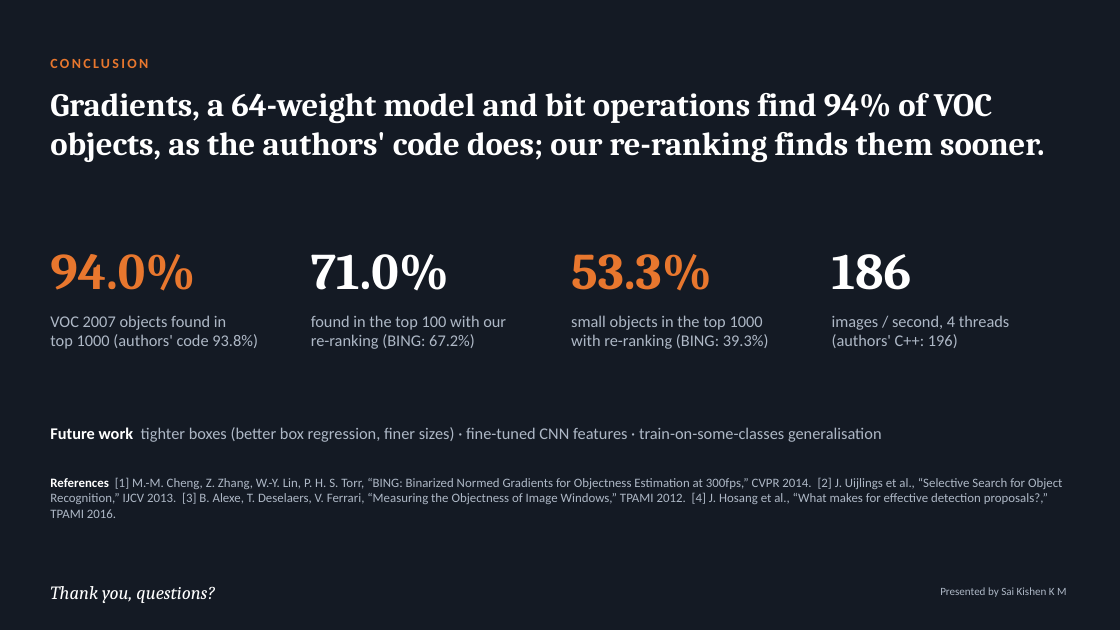
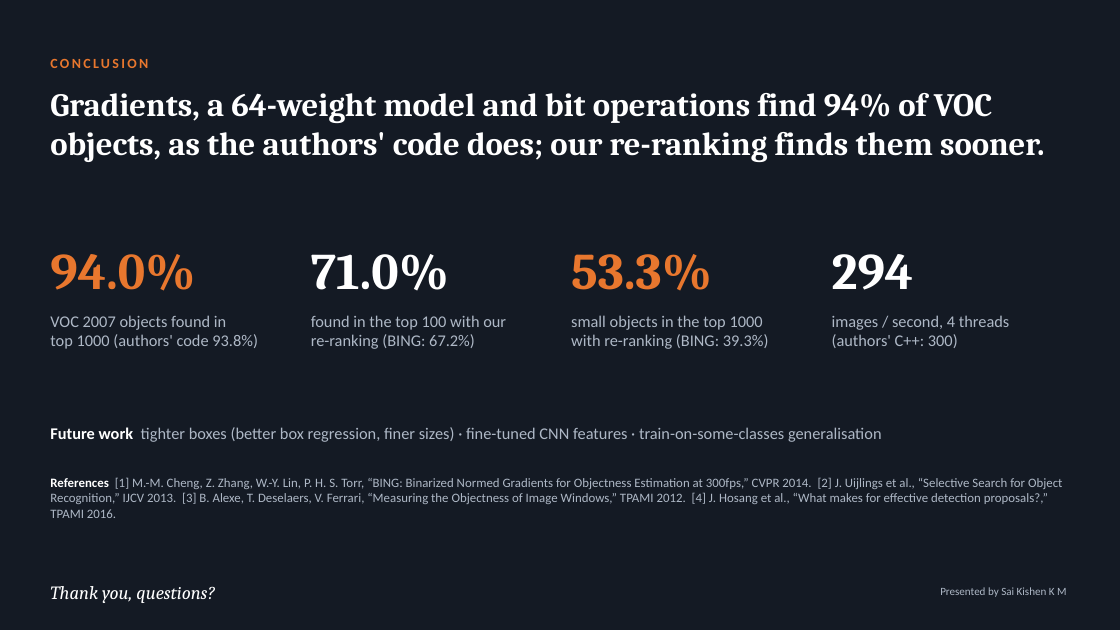
Before and after one commit to hari18305/cvprojectg10, a slide deck: slide 16 of presentation/BING_Objectness_Group10.pptx. Drawn at 1120x630 pixels with LibreOffice and Linux fonts; fonts in the diff are those of the drawing. Boxes give left, top, right and bottom in pixels: in the first picture for what was removed or moved away, otherwise in the second. Text is boxed around its words. In the diff, an @@ line names an element or a change of style, - is before the commit and + after.

```diff
--- a/presentation/BING_Objectness_Group10.pptx
+++ b/presentation/BING_Objectness_Group10.pptx
@@ text at [832, 254, 914, 290]: text changed @@
-186
+294
@@ text at [832, 334, 958, 348]: text changed @@
-(authors' C++: 196)
+(authors' C++: 300)
```
Also in this commit, not shown: 4 other slides changed, 20 other files.
